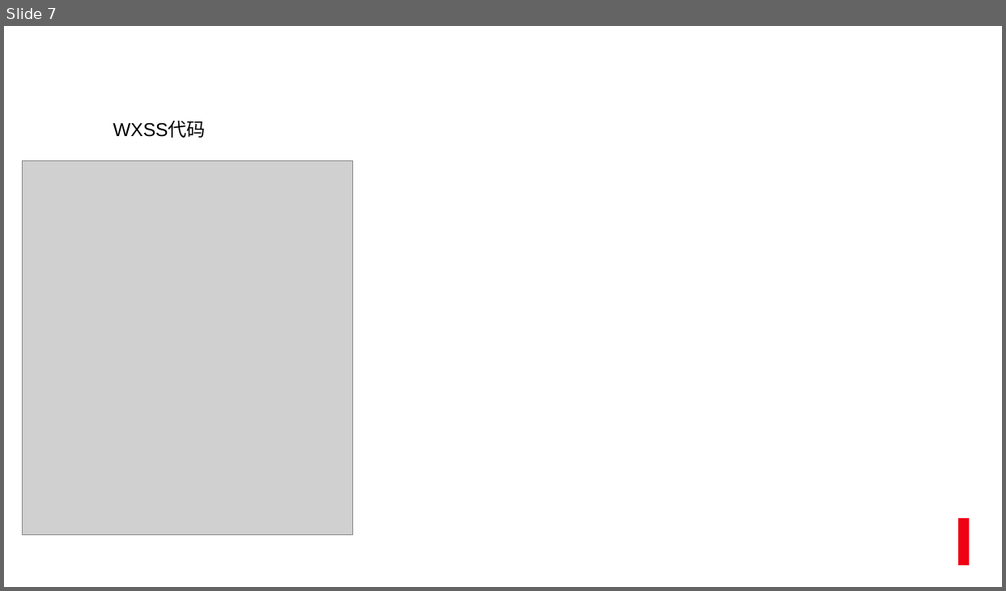
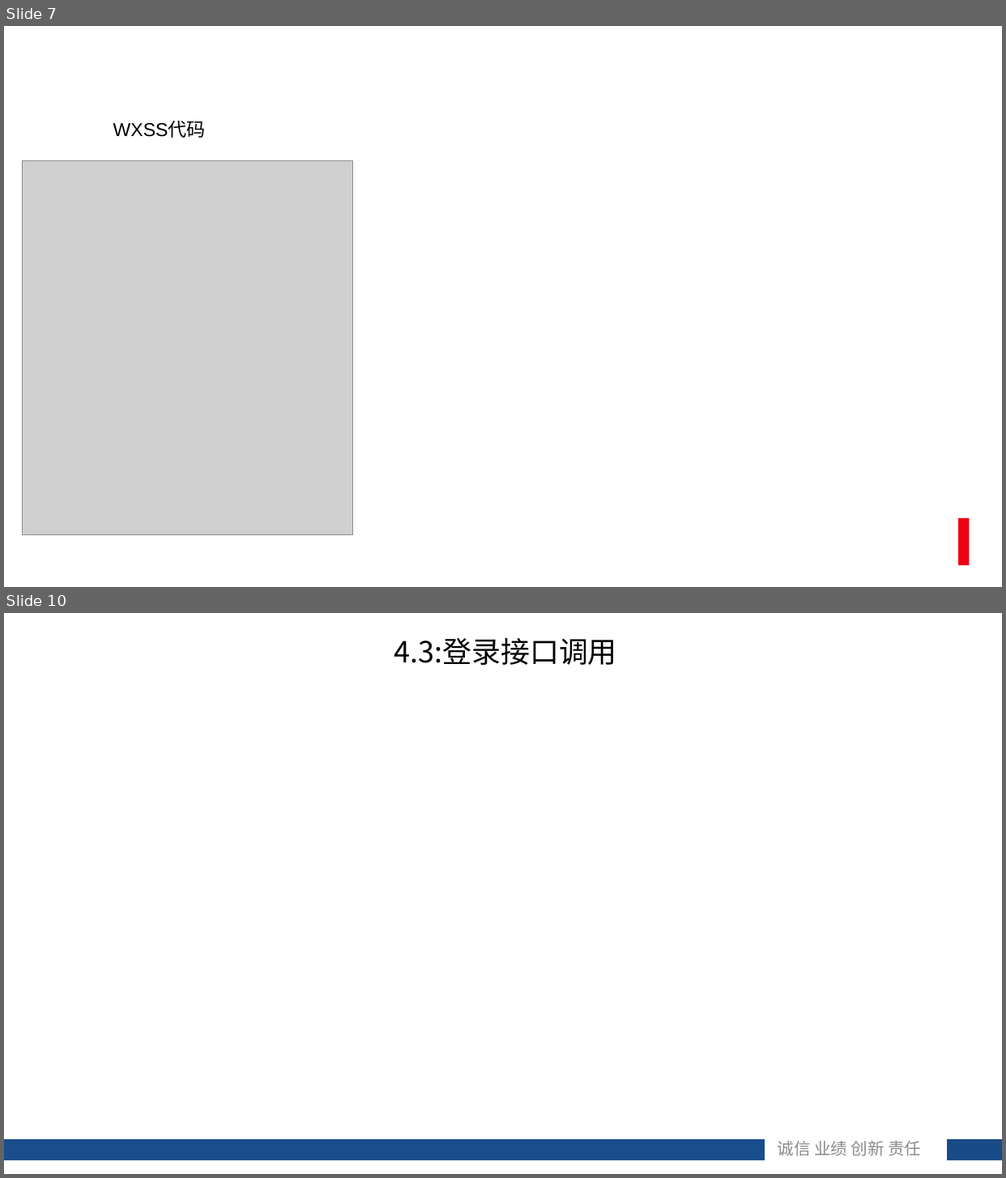
Before and after one commit to roet80736/WXMiniTraining, a slide deck: 微信小程序初级入门.pptx. Shown one above the other, each under a label of ours: slide 7 before the commit, slides 7 and 10 after it; the slides between them are not shown. The pictures are 1006x591 and 1006x1178 pixels, drawn with LibreOffice and Linux fonts; fonts in the diff are those of the drawing; grey boxes stand for pictures; background and template pictures are left out. Boxes give left, top, right and bottom in pixels: in the first picture for what was removed or moved away, otherwise in the second. Text is boxed around its words. In the diff, an @@ line names an element or a change of style, - is before the commit and + after.

Commit message:
ppt

```diff
--- a/微信小程序初级入门.pptx
+++ b/微信小程序初级入门.pptx
@@ slide 10 added at box(4, 613, 1002, 1174), background #FFFFFF @@
@@ text added at box(394, 638, 617, 665), 28 pt, text #000000 @@
+4.3:登录接口调用
@@ rectangle added at box(4, 1140, 765, 1161), fill #1A4D8B @@
@@ text added at box(778, 1141, 921, 1157), 16 pt, text #8C8C8C @@
+诚信 业绩 创新 责任
@@ rectangle added at box(948, 1140, 1002, 1161), fill #194B87 @@
```
Also in this commit, not shown: 1 other slide added, 4 slides removed.
